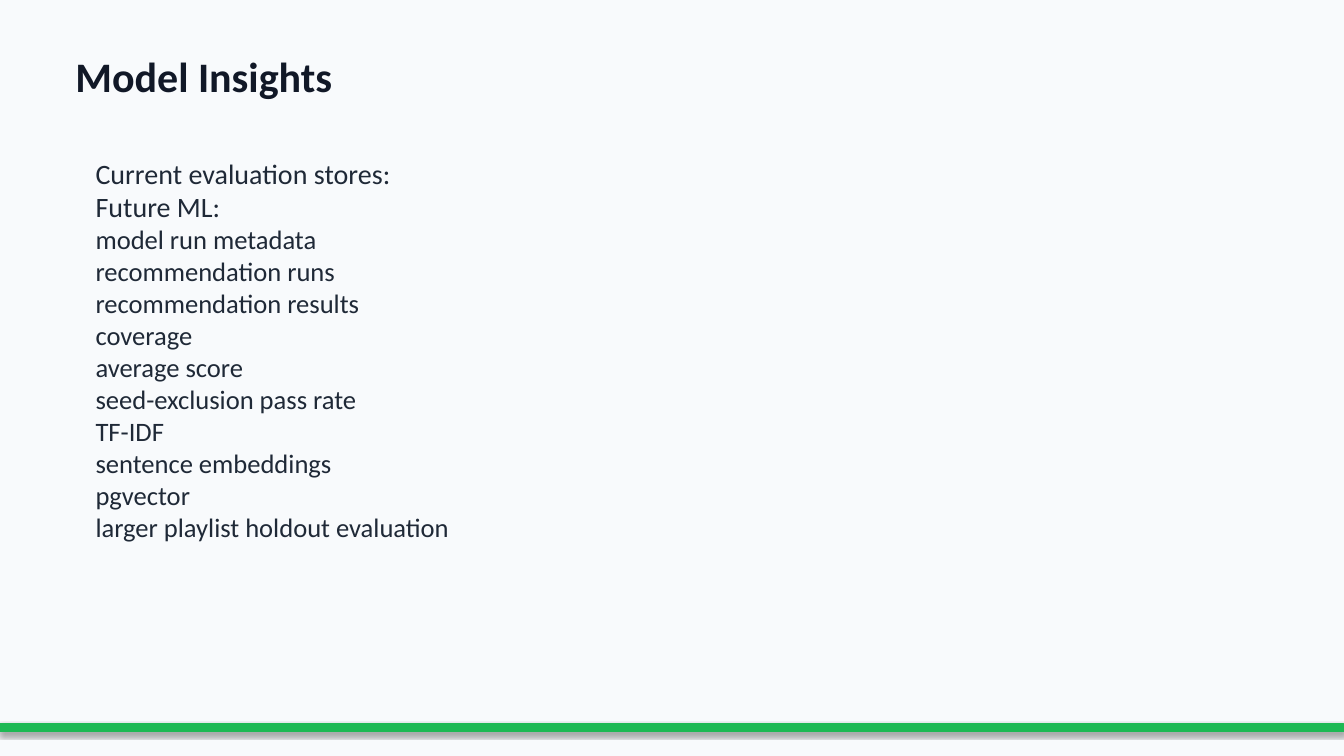
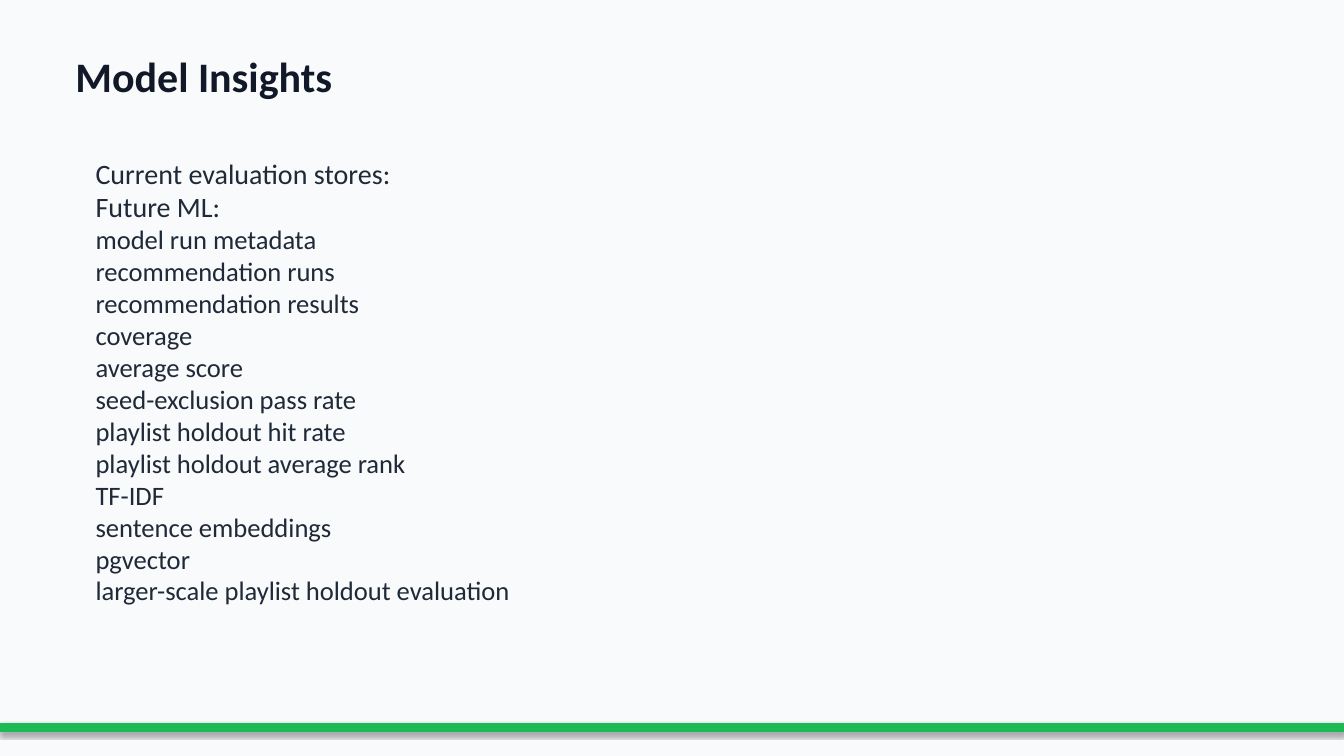
Before and after one commit to maddineni2112/MusicDataAnalysisWithRecommendationSystem, a slide deck: slide 10 of docs/exports/Indian_Music_Intelligence_Platform_v2_Pitch_Deck.pptx. Drawn at 1344x756 pixels with LibreOffice and Linux fonts; fonts in the diff are those of the drawing. Boxes give left, top, right and bottom in pixels: in the first picture for what was removed or moved away, otherwise in the second. Text is boxed around its words. In the diff, an @@ line names an element or a change of style, - is before the commit and + after.

Commit message:
Add playlist holdout evaluation metrics

```diff
--- a/docs/exports/Indian_Music_Intelligence_Platform_v2_Pitch_Deck.pptx
+++ b/docs/exports/Indian_Music_Intelligence_Platform_v2_Pitch_Deck.pptx
@@ text at bbox=[96, 422, 405, 478]: paragraphs added @@
+playlist holdout hit rate
+playlist holdout average rank
@@ text at bbox=[96, 581, 510, 605]: text changed @@
-larger playlist holdout evaluation
+larger-scale playlist holdout evaluation
```
Also in this commit, not shown: 8 other files.
